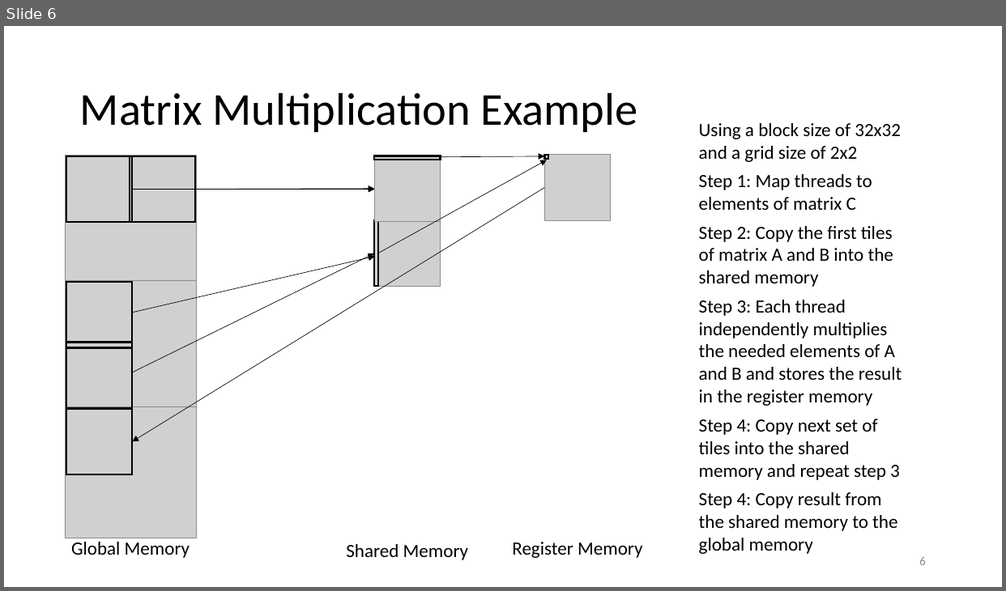
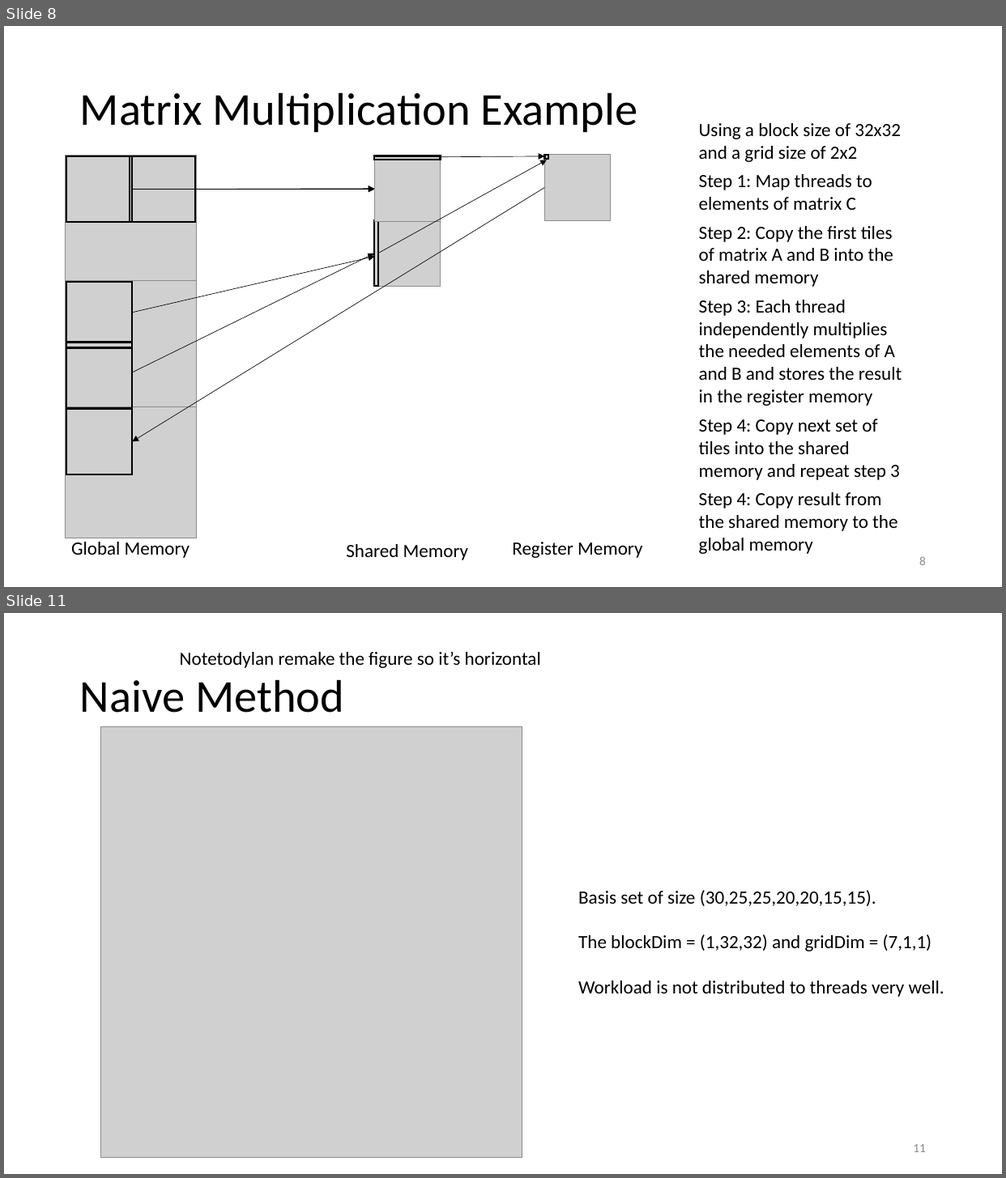
Before and after one commit to d-henness/thesis, a slide deck: defence_pres.pptx. Shown one above the other, each under a label of ours: slide 6 before the commit, slides 8 and 11 after it; the slides between them are not shown. The pictures are 1006x591 and 1006x1178 pixels, drawn with LibreOffice and Linux fonts; fonts in the diff are those of the drawing; grey boxes stand for pictures. Boxes give left, top, right and bottom in pixels: in the first picture for what was removed or moved away, otherwise in the second. Text is boxed around its words. In the diff, an @@ line names an element or a change of style, - is before the commit and + after.

```diff
--- a/defence_pres.pptx
+++ b/defence_pres.pptx
@@ slide 11 added at bbox=[4, 613, 1002, 1174], background #FFFFFF @@
@@ text added at bbox=[180, 652, 541, 668], 18 pt, text #000000 @@
+Notetodylan remake the figure so it’s horizontal
@@ title added at bbox=[80, 679, 344, 713], 44 pt, text #000000 @@
+Naive Method
@@ picture added at bbox=[101, 726, 522, 1159] @@
@@ text added at bbox=[578, 890, 944, 997], 18 pt, text #000000 @@
+Basis set of size (30,25,25,20,20,15,15).
+The blockDim = (1,32,32) and gridDim = (7,1,1)
+Workload is not distributed to threads very well.
@@ page number added at bbox=[913, 1144, 926, 1152], 12 pt, text #8C8C8C @@
+11
@@ what was slide 6 is now slide 8 @@
@@ page number at bbox=[919, 557, 926, 565]: text changed @@
-6
+8
```
Also in this commit, not shown: 8 other slides added, 1 other file.
